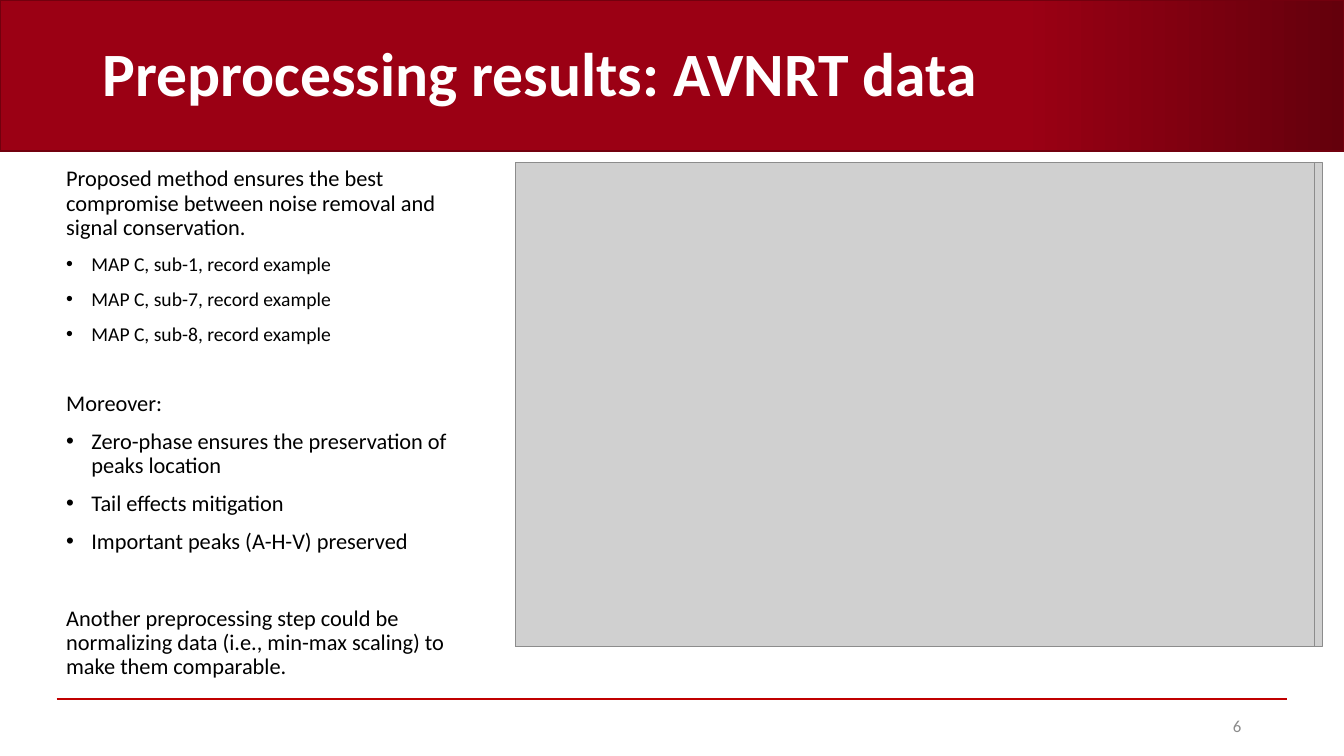
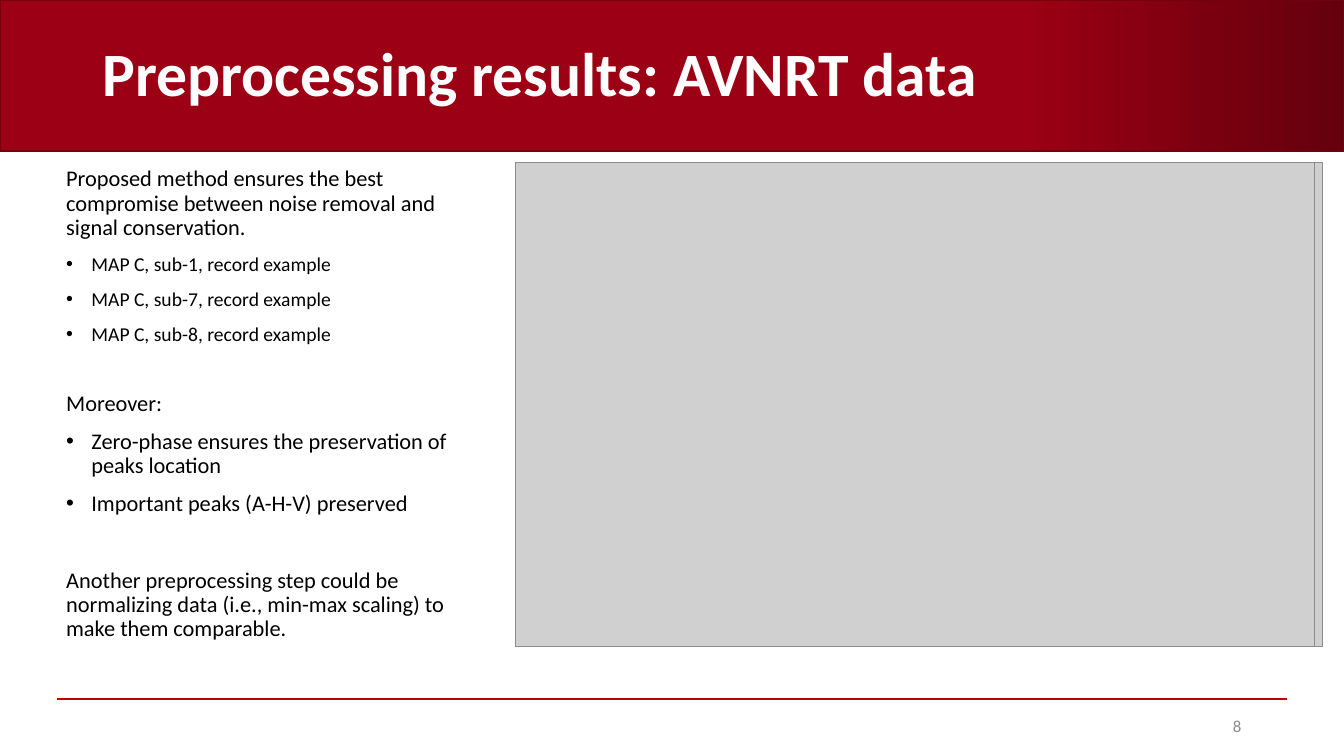
Before and after one commit to AndreaCorrado00/Tesi_magistrale_Corrado_Andrea, a slide deck: slide 8 of Documentation/4. Recap filters-spectrum-alignment .pptx (slide 6 before the commit). Drawn at 1344x756 pixels with LibreOffice and Linux fonts; fonts in the diff are those of the drawing; grey boxes stand for pictures; background and template pictures are left out. Boxes give left, top, right and bottom in pixels: in the first picture for what was removed or moved away, otherwise in the second. Text is boxed around its words. In the diff, an @@ line names an element or a change of style, - is before the commit and + after.

```diff
--- a/Documentation/4. Recap filters-spectrum-alignment .pptx
+++ b/Documentation/4. Recap filters-spectrum-alignment .pptx
@@ text at [91, 495, 284, 515]: paragraph removed @@
-• Tail effects mitigation
@@ page number at [1233, 720, 1241, 732]: text changed @@
-6
+8
```
Also in this commit, not shown: 7 other slides changed, 7 slides added, 3 slides removed.
